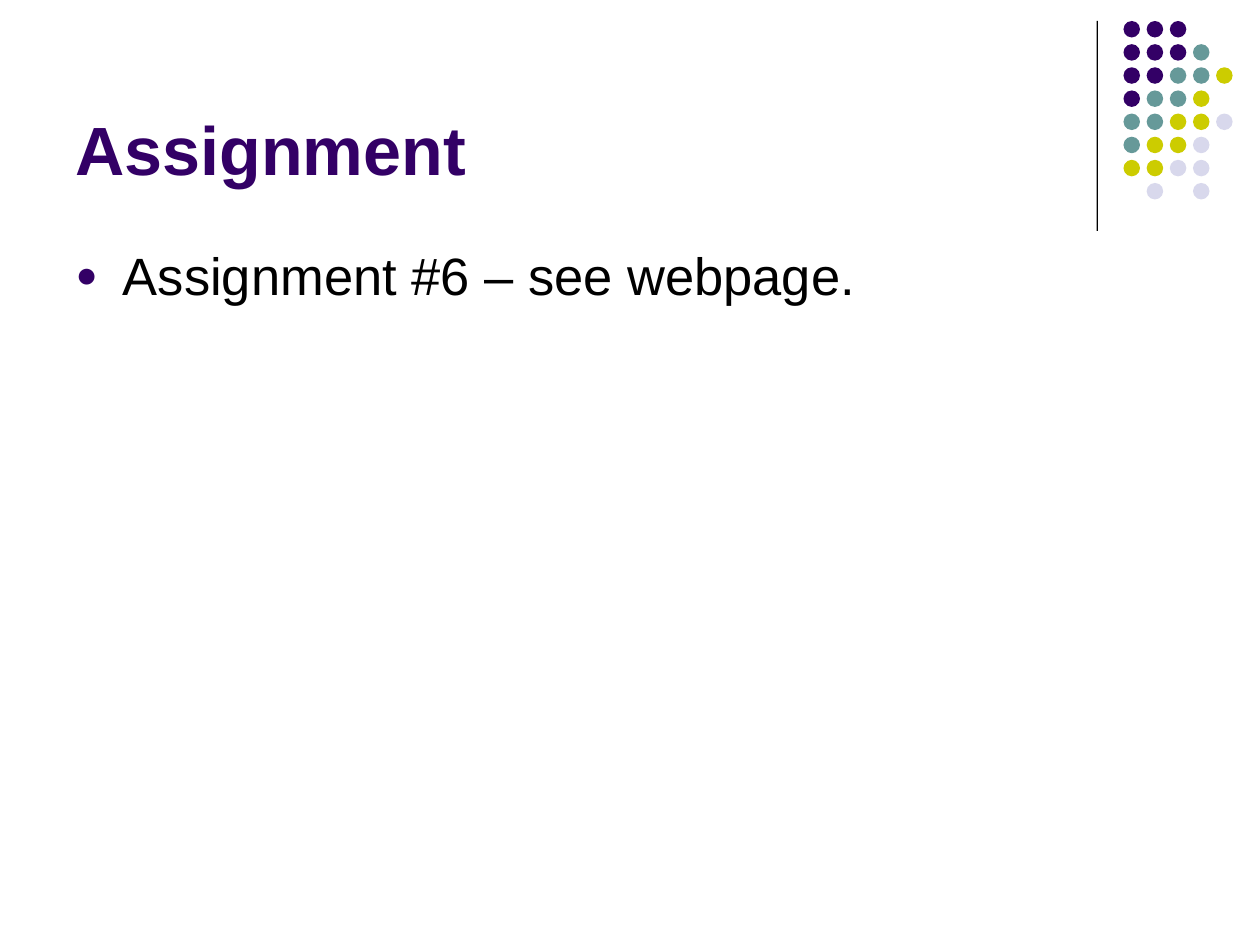
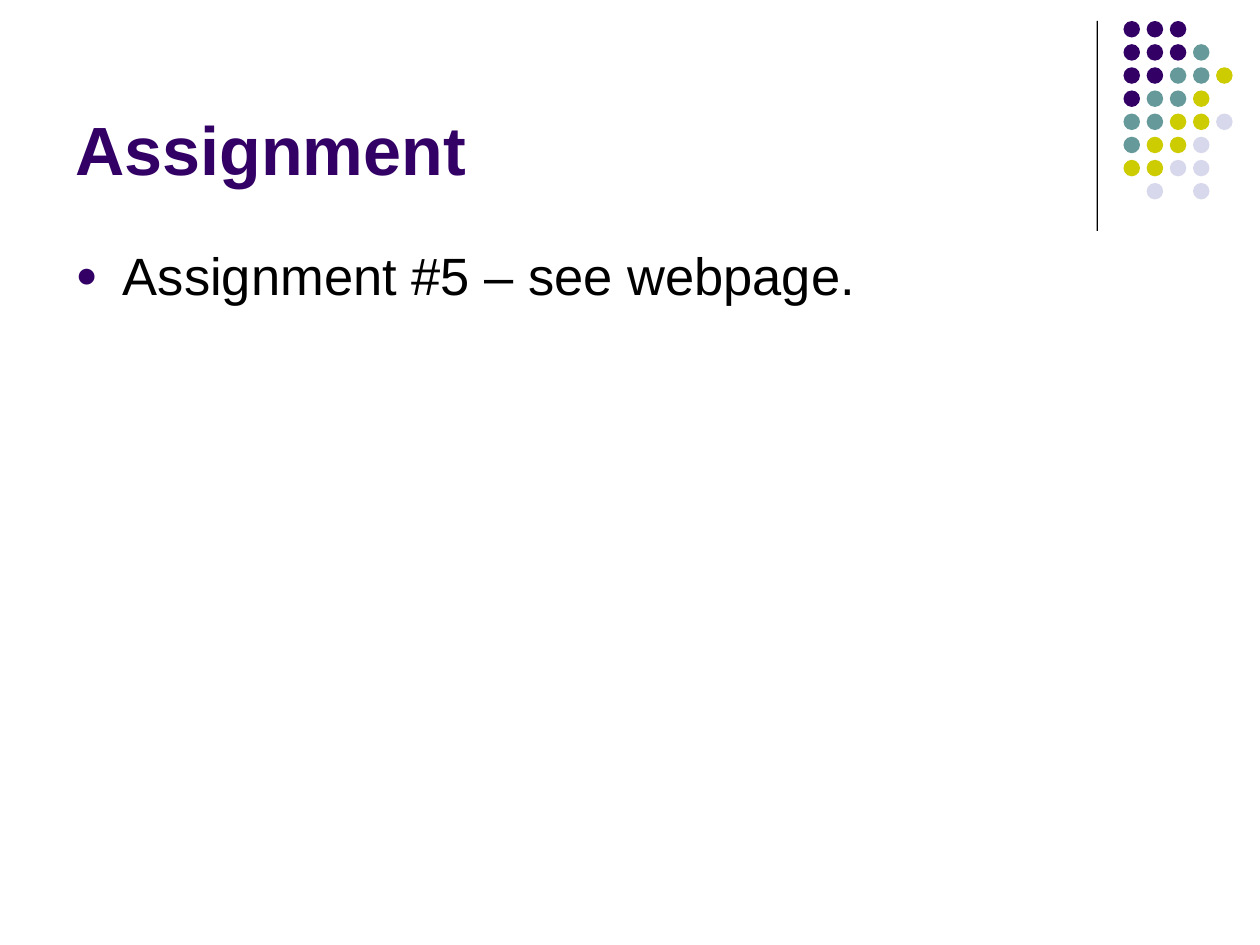
Before and after one commit to lutzhamel/CSC402, a slide deck: slide 26 of notes/csc402-ln007.pptx (slide 25 before the commit). Drawn at 1260x945 pixels with LibreOffice and Linux fonts; fonts in the diff are those of the drawing. Boxes give left, top, right and bottom in pixels: in the first picture for what was removed or moved away, otherwise in the second. Text is boxed around its words. In the diff, an @@ line names an element or a change of style, - is before the commit and + after.

```diff
--- a/notes/csc402-ln007.pptx
+++ b/notes/csc402-ln007.pptx
@@ text at [123, 257, 855, 306]: text changed @@
-● Assignment #6 – see webpage.
+● Assignment #5 – see webpage.
```
Also in this commit, not shown: 1 slide added, 5 other files.
